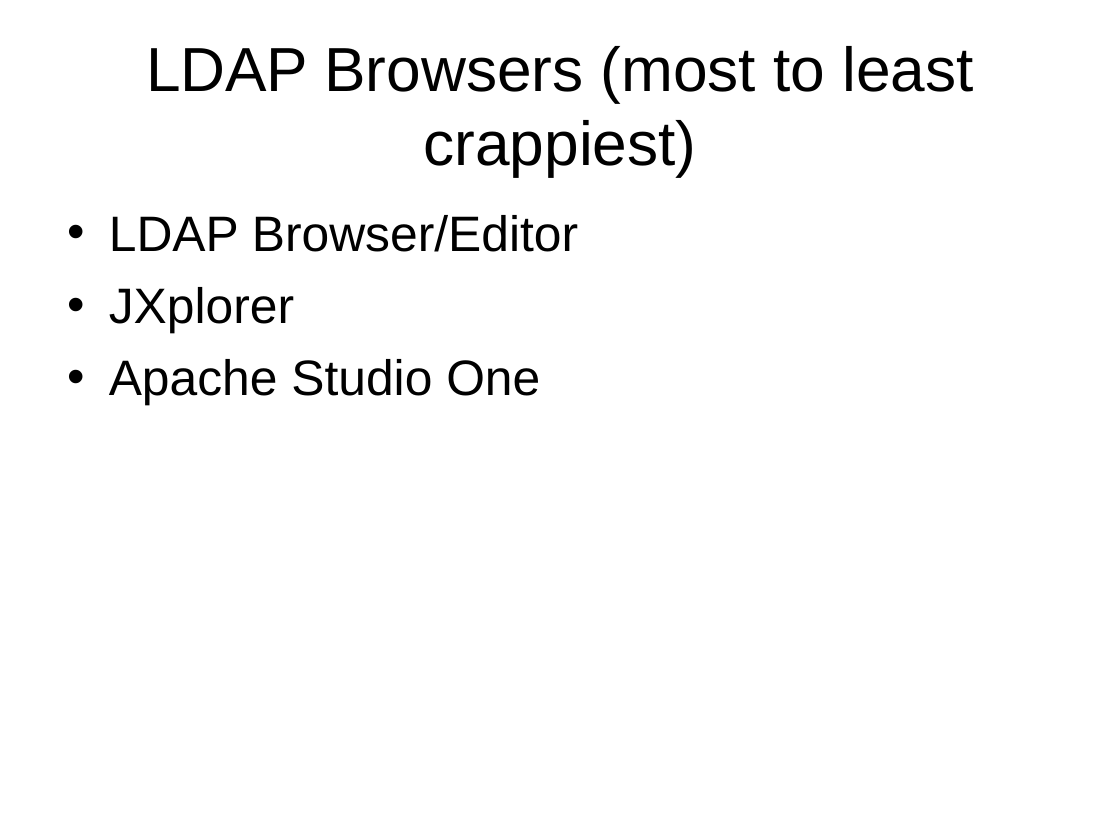
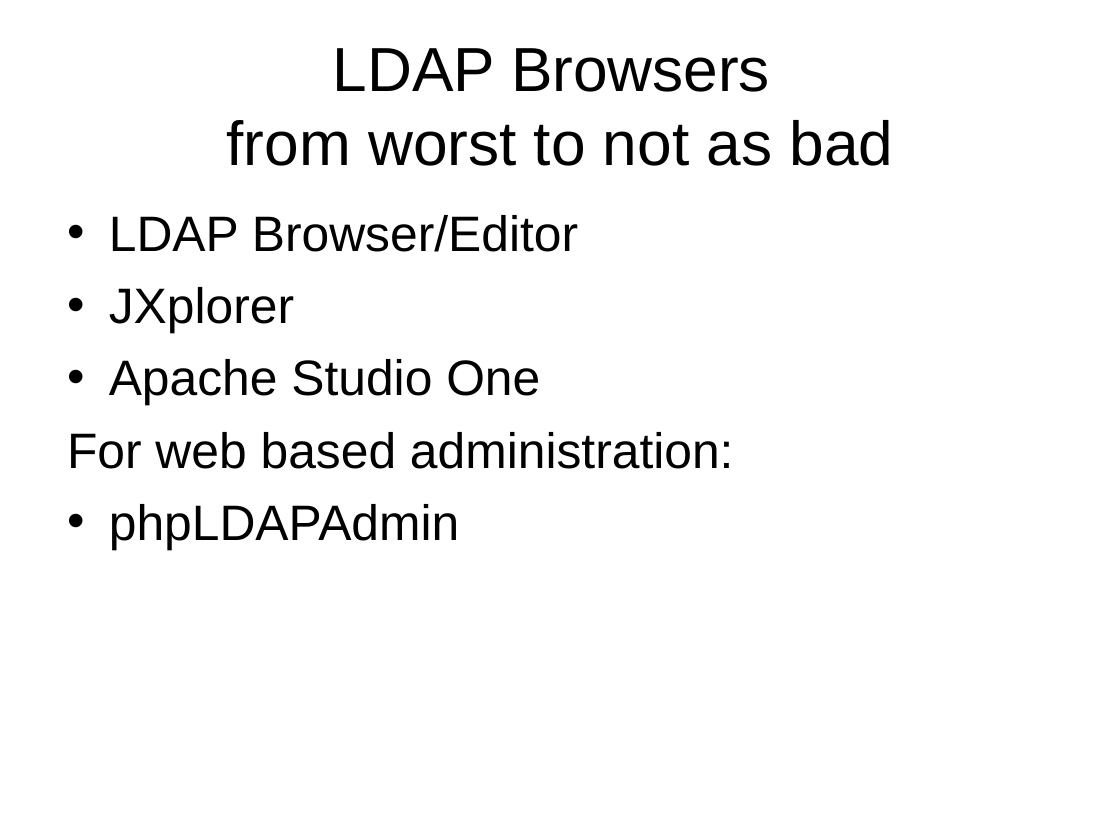
Before and after one commit to LIPHP/LDAP-Talk, a slide deck: slide 26 of Docs/LIPHP-Using LDAP with PHP.ppt (slide 12 before the commit). Drawn at 1120x840 pixels with LibreOffice and Linux fonts; fonts in the diff are those of the drawing. Boxes give left, top, right and bottom in pixels: in the first picture for what was removed or moved away, otherwise in the second. Text is boxed around its words. In the diff, an @@ line names an element or a change of style, - is before the commit and + after.

```diff
--- a/Docs/LIPHP-Using LDAP with PHP.ppt
+++ b/Docs/LIPHP-Using LDAP with PHP.ppt
@@ title at (227,48,893,166): text changed @@
-LDAP Browsers (most to least crappiest)
+LDAP Browsers
+from worst to not as bad
@@ text at (67,432,734,550): paragraphs added @@
+For web based administration:
+• phpLDAPAdmin
```
Also in this commit, not shown: 6 other slides changed, 30 slides added, 9 slides removed.
